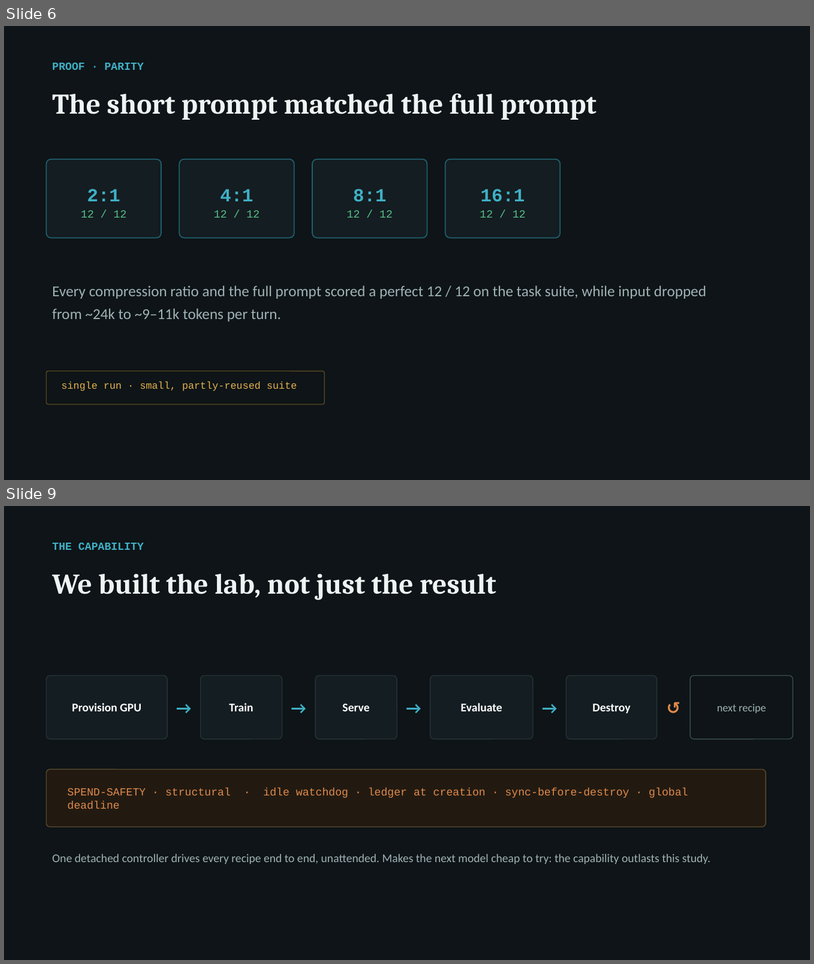
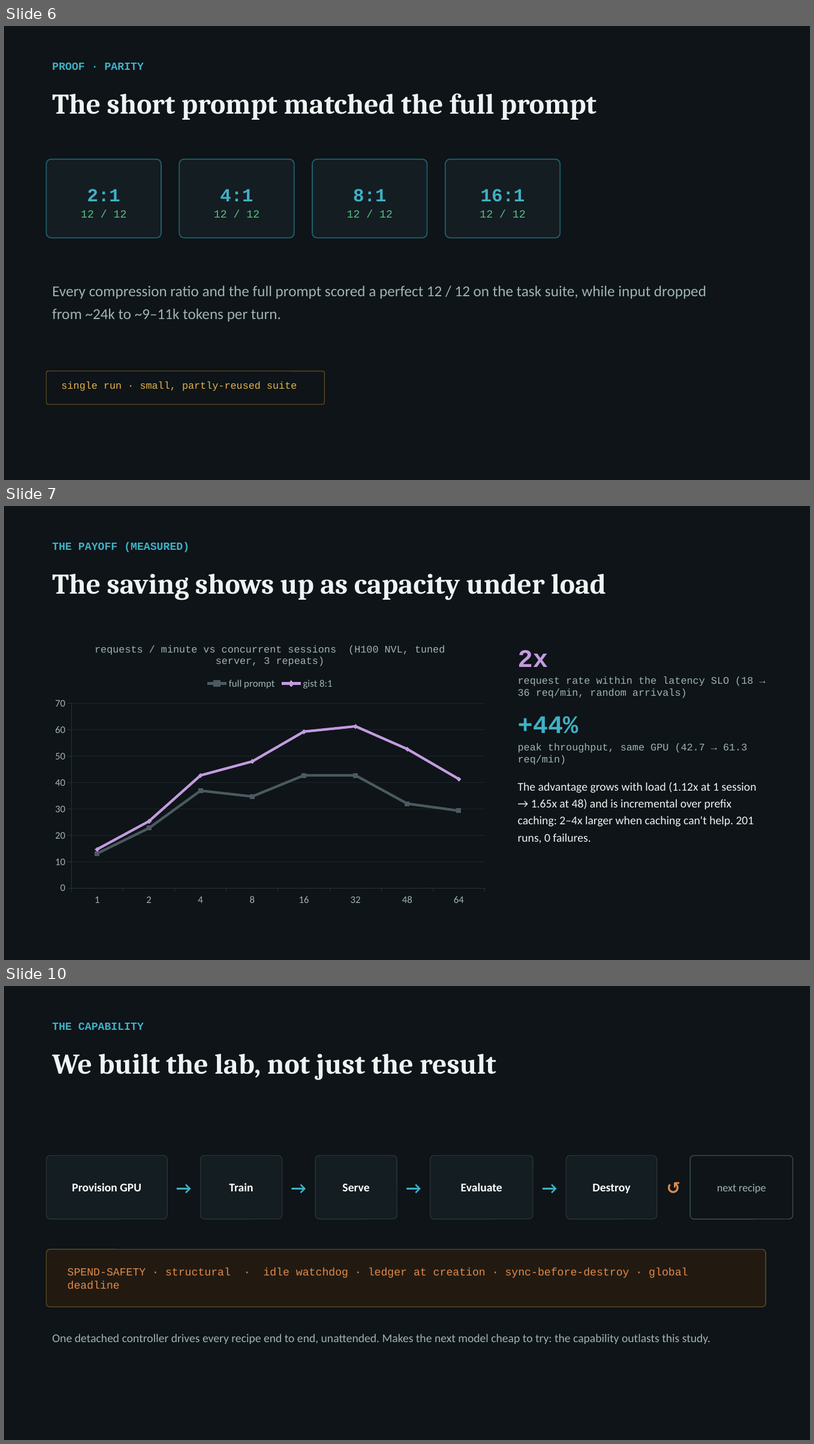
Before and after one commit to arunmenon/gisting-coding-agent, a slide deck: Gisting-CTO-deck.pptx. Shown one above the other, each under a label of ours: slides 6 and 9 before the commit, slides 6, 7 and 10 after it; the slides between them are not shown. The pictures are 814x964 and 814x1444 pixels, drawn with LibreOffice and Linux fonts; fonts in the diff are those of the drawing. Boxes give left, top, right and bottom in pixels: in the first picture for what was removed or moved away, otherwise in the second. Text is boxed around its words. In the diff, an @@ line names an element or a change of style, - is before the commit and + after.

Commit message:
J10 write-up: paper 5.6 rewritten with tuned repeated serving benchmark (2x at SLO, +44% peak, cache ablation, ceiling mechanism, cost-lever framing); deck + cost-lever slide; email, README, journey entry

```diff
--- a/Gisting-CTO-deck.pptx
+++ b/Gisting-CTO-deck.pptx
@@ slide 7 added at (x1=4, y1=506, x2=810, y2=960), background #FFFFFF @@
@@ rectangle added at (x1=4, y1=506, x2=810, y2=960), fill #0E1417 @@
@@ text added at (x1=52, y1=542, x2=189, y2=552), 13 pt, text #3FB0C6, bold @@
+THE PAYOFF (MEASURED)
@@ text added at (x1=52, y1=574, x2=606, y2=600), 34 pt, text #EEF3F3, bold @@
+The saving shows up as capacity under load
@@ line chart added at (x1=47, y1=633, x2=494, y2=912) @@
+title "requests / minute vs concurrent sessions  (H100 NVL, tuned server, 3 repeats)"
+categories: 1, 2, 4, 8, 16, 32, 48, 64
+full prompt: 13, 23, 37, 35, 43, 43, 32, 29
+gist 8:1: 15, 25, 43, 48, 59, 61, 53, 41
@@ text added at (x1=518, y1=650, x2=757, y2=843), 14 pt, text #EEF3F3 @@
+2x
+request rate within the latency SLO (18 → 36 req/min, random arrivals)
++44%
+peak throughput, same GPU (42.7 → 61.3 req/min)
+The advantage grows with load (1.12x at 1 session → 1.65x at 48) and is incremental over prefix caching: 2–4x larger when caching can't help. 201 runs, 0 failures.
@@ what was slide 9 is now slide 10 @@
```
Also in this commit, not shown: 6 slides changed, 1 other slide added, 1 slide removed, 13 other files.
